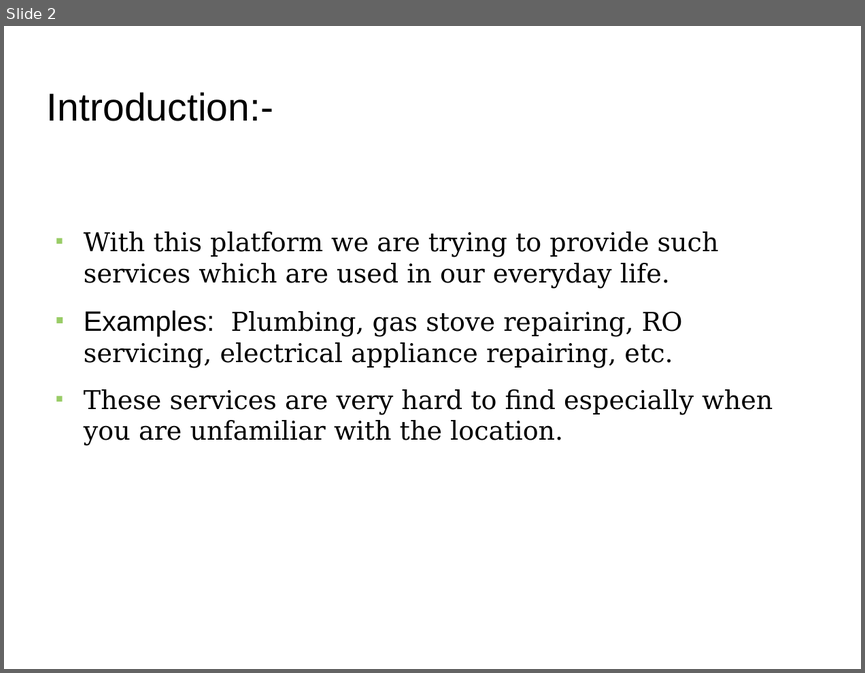
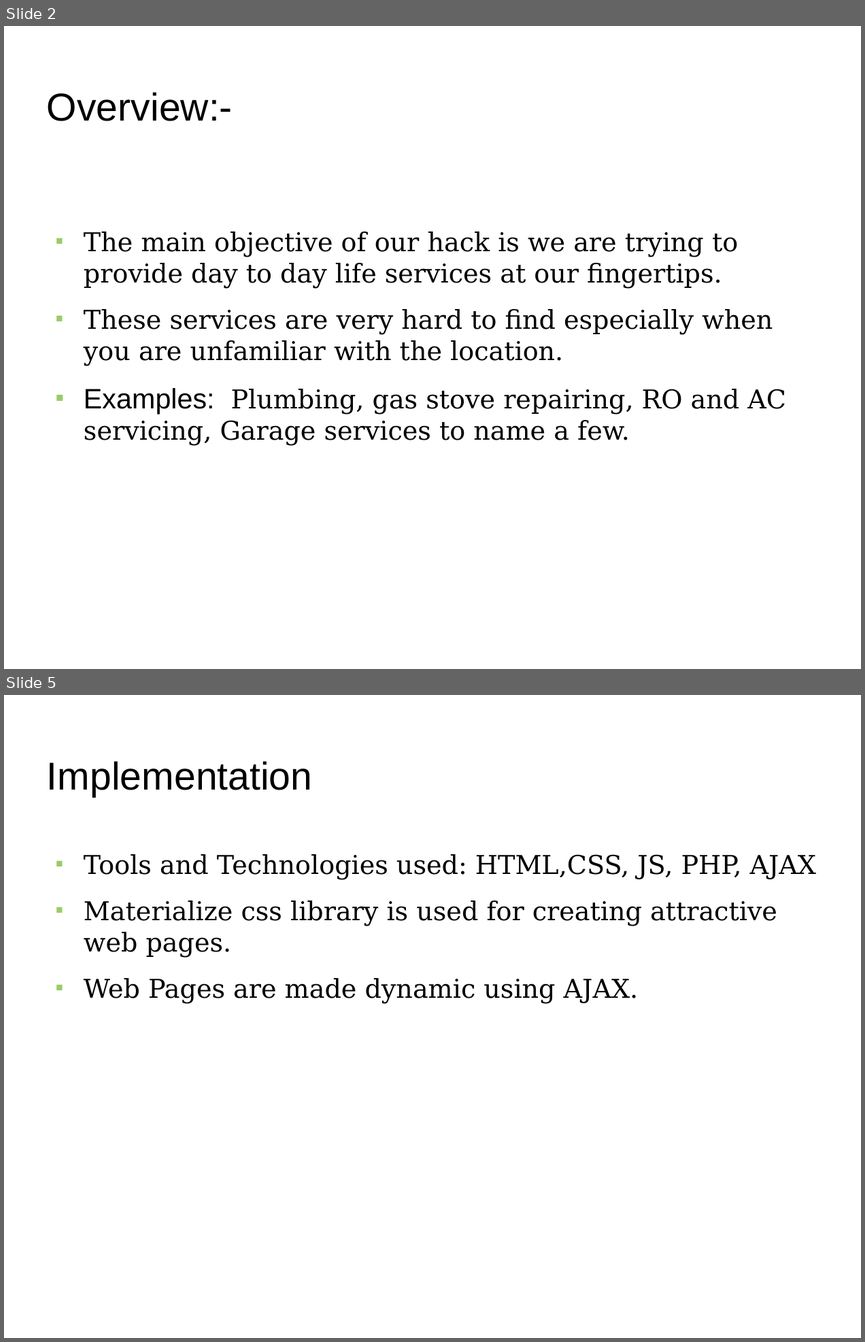
Before and after one commit to agcy1210/gihhomeservices, a slide deck: home_service_ppt.odp. Shown one above the other, each under a label of ours: slide 2 before the commit, slides 2 and 5 after it; the slides between them are not shown. The pictures are 865x673 and 865x1342 pixels, drawn with LibreOffice and Linux fonts; fonts in the diff are those of the drawing; background and template pictures are left out. Boxes give left, top, right and bottom in pixels: in the first picture for what was removed or moved away, otherwise in the second. Text is boxed around its words. In the diff, an @@ line names an element or a change of style, - is before the commit and + after.

```diff
--- a/home_service_ppt.odp
+++ b/home_service_ppt.odp
@@ slide 5 added at (4,695,861,1338), background picture (left out) @@
@@ title added at (47,761,312,797), 36 pt, text #000000 @@
+Implementation
@@ text added at (84,854,816,1003), 24 pt, text #000000 @@
+■ Tools and Technologies used: HTML,CSS, JS, PHP, AJAX
+■ Materialize css library is used for creating attractive web pages.
+■ Web Pages are made dynamic using AJAX.
@@ slide 2 changed as well @@
@@ title at (47,92,232,121): text changed @@
-Introduction:-
+Overview:-
@@ text at (84,231,738,288): text changed @@
-■ With this platform we are trying to provide such services which are used in our everyday life.
-■ Examples: Plumbing, gas stove repairing, RO servicing, electrical appliance repairing, etc.
+■ The main objective of our hack is we are trying to provide day to day life services at our fingertips.
@@ text at (84,388,786,445): paragraph added @@
+■ Examples: Plumbing, gas stove repairing, RO and AC servicing, Garage services to name a few.
```
Also in this commit, not shown: 2 other slides changed, 1 other slide added, 1 other file.
